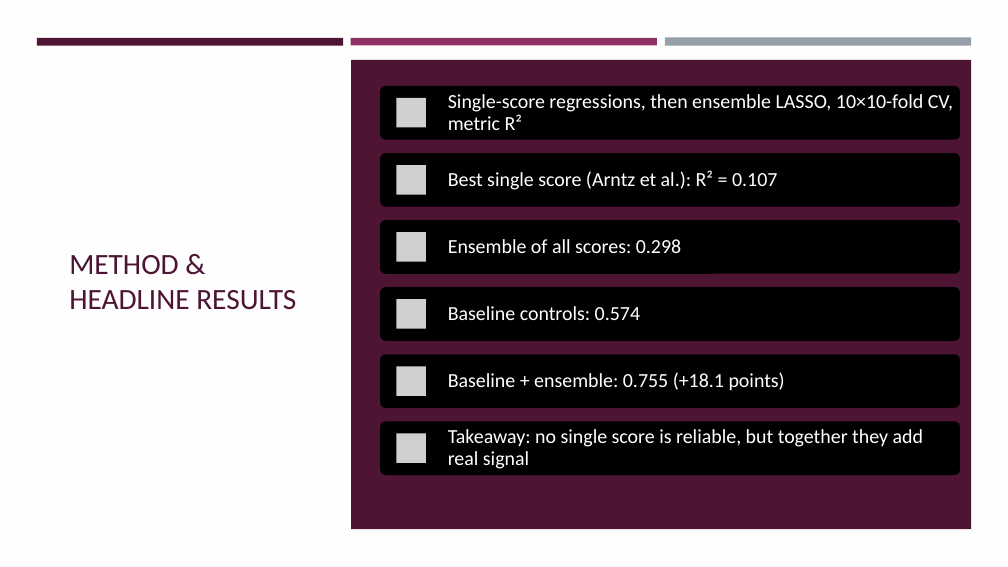
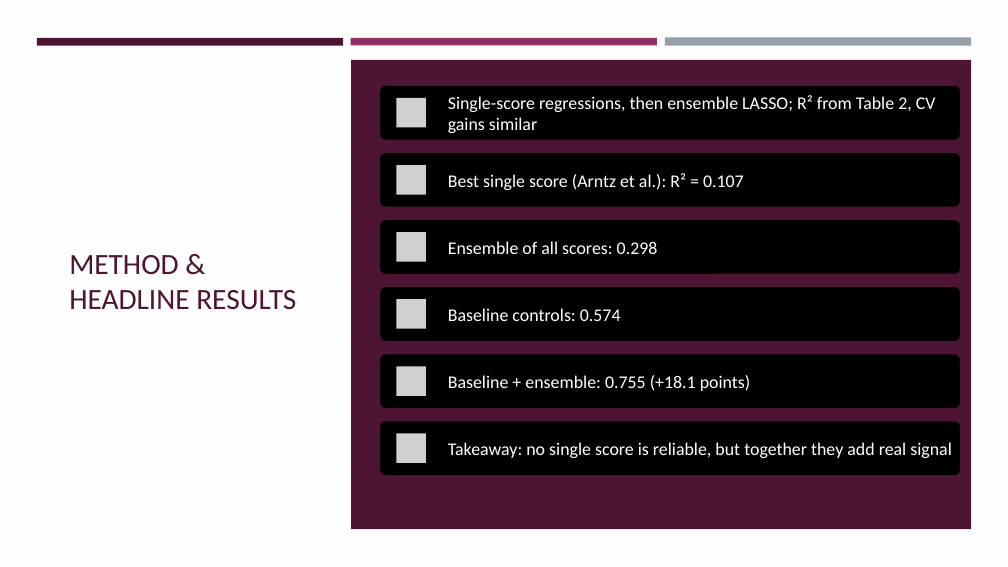
Before and after one commit to Ashonet/CSCU9DA_Assignment, a slide deck: slide 8 of CSCU9DA_Presentation.pptx. Drawn at 1008x567 pixels with LibreOffice and Linux fonts; fonts in the diff are those of the drawing; grey boxes stand for pictures. Boxes give left, top, right and bottom in pixels: in the first picture for what was removed or moved away, otherwise in the second. Text is boxed around its words. In the diff, an @@ line names an element or a change of style, - is before the commit and + after.

```diff
--- a/CSCU9DA_Presentation.pptx
+++ b/CSCU9DA_Presentation.pptx
@@ text at (x1=448, y1=95, x2=936, y2=133): text changed; size 19 to 17 pt @@
-Single-score regressions, then ensemble LASSO, 10×10-fold CV, metric R²
+Single-score regressions, then ensemble LASSO; R² from Table 2, CV gains similar
@@ size 19 to 17 pt; line spacing 0.9 to 1 in 5 elements at (x1=448, y1=173, x2=744, y2=190), (x1=448, y1=241, x2=658, y2=254), (x1=448, y1=308, x2=621, y2=321), (x1=448, y1=375, x2=751, y2=391), (x1=448, y1=442, x2=952, y2=458) @@
```
Also in this commit, not shown: 6 other slides changed, 2 slides added.
